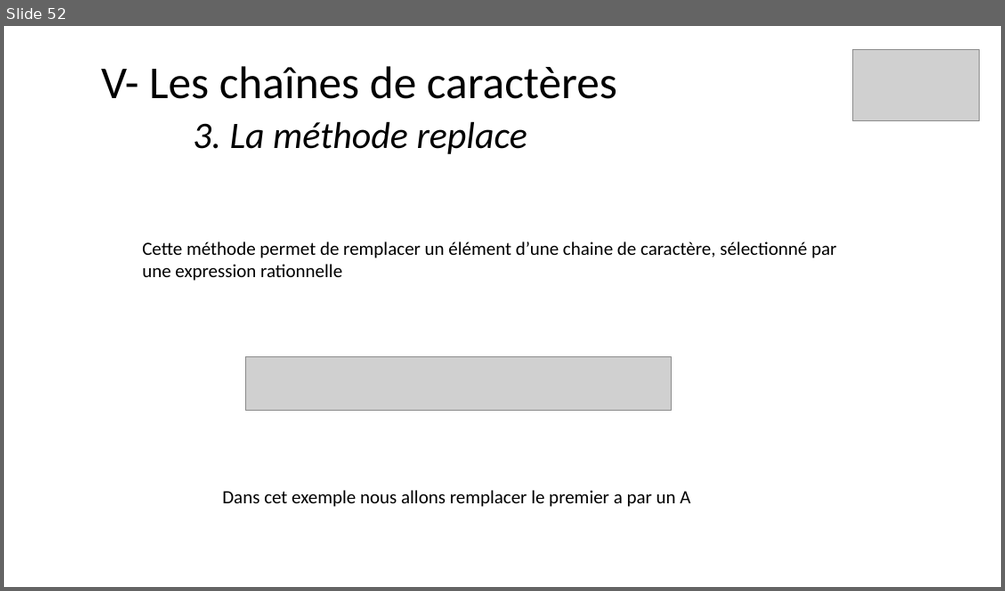
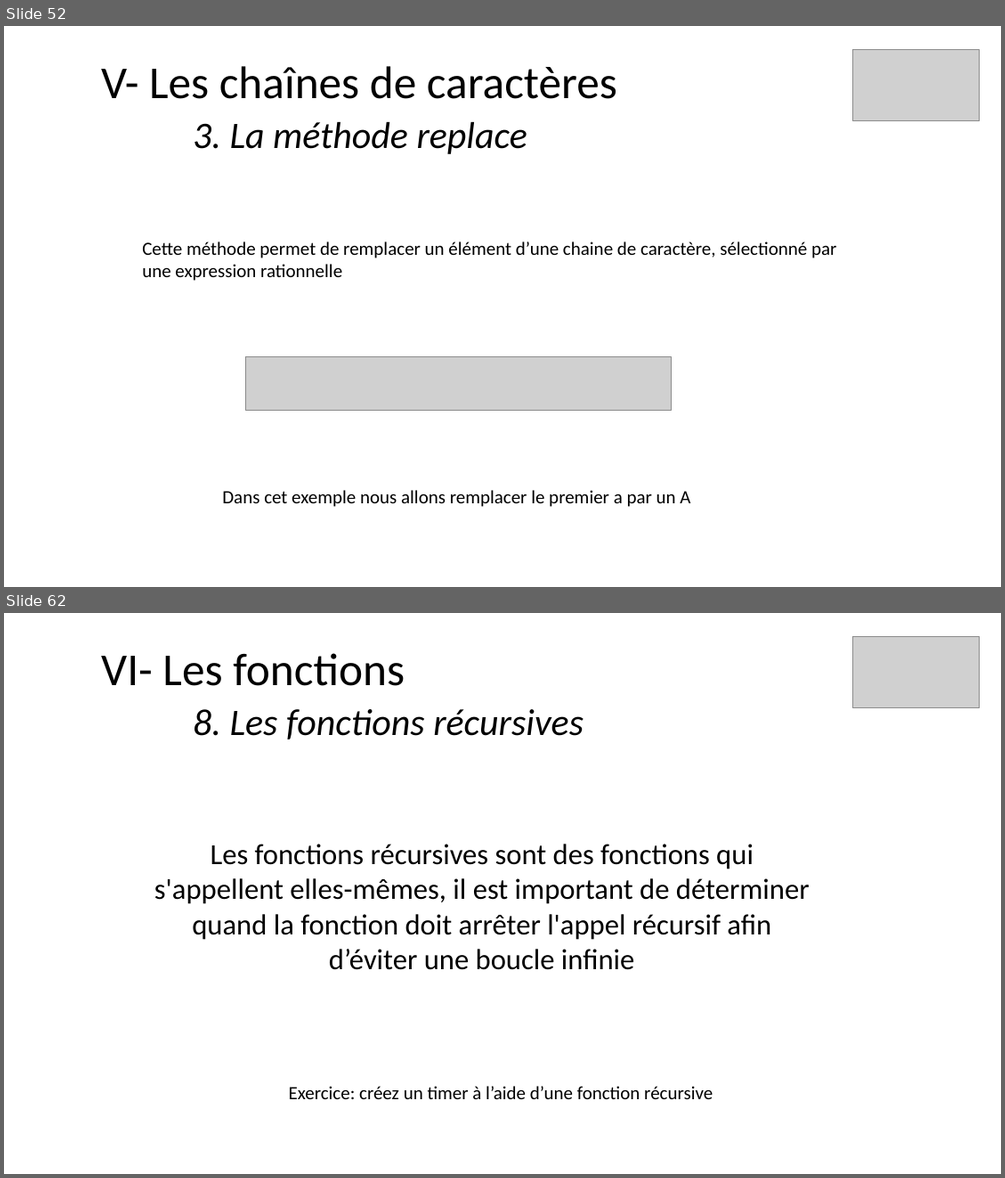
Before and after one commit to ArMb57/JavaScript, a slide deck: cours.pptx. Shown one above the other, each under a label of ours: slide 52 before the commit, slides 52 and 62 after it; the slides between them are not shown. The pictures are 1005x591 and 1005x1178 pixels, drawn with LibreOffice and Linux fonts; fonts in the diff are those of the drawing; grey boxes stand for pictures. Boxes give left, top, right and bottom in pixels: in the first picture for what was removed or moved away, otherwise in the second. Text is boxed around its words. In the diff, an @@ line names an element or a change of style, - is before the commit and + after.

Commit message:
Les fonctions

```diff
--- a/cours.pptx
+++ b/cours.pptx
@@ slide 62 added at <box>4,613,1001,1174</box>, background #FFFFFF @@
@@ picture added at <box>853,636,979,708</box> @@
@@ title added at <box>101,653,583,739</box>, 36 pt, text #000000, italic @@
+VI- Les fonctions
+8. Les fonctions récursives
@@ text added at <box>154,844,809,970</box>, 28 pt, text #000000 @@
+Les fonctions récursives sont des fonctions qui s'appellent elles-mêmes, il est important de déterminer quand la fonction doit arrêter l'appel récursif afin d’éviter une boucle infinie
@@ text added at <box>289,1086,712,1099</box>, 18 pt, text #000000 @@
+Exercice: créez un timer à l’aide d’une fonction récursive
```
Also in this commit, not shown: 1 slide changed, 13 other slides added, 3 other files.
